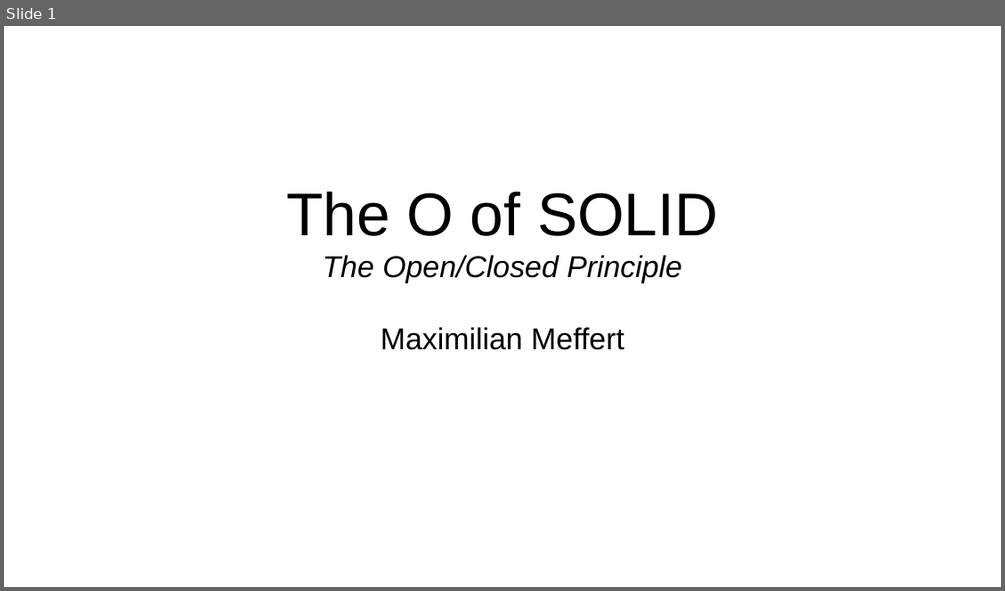
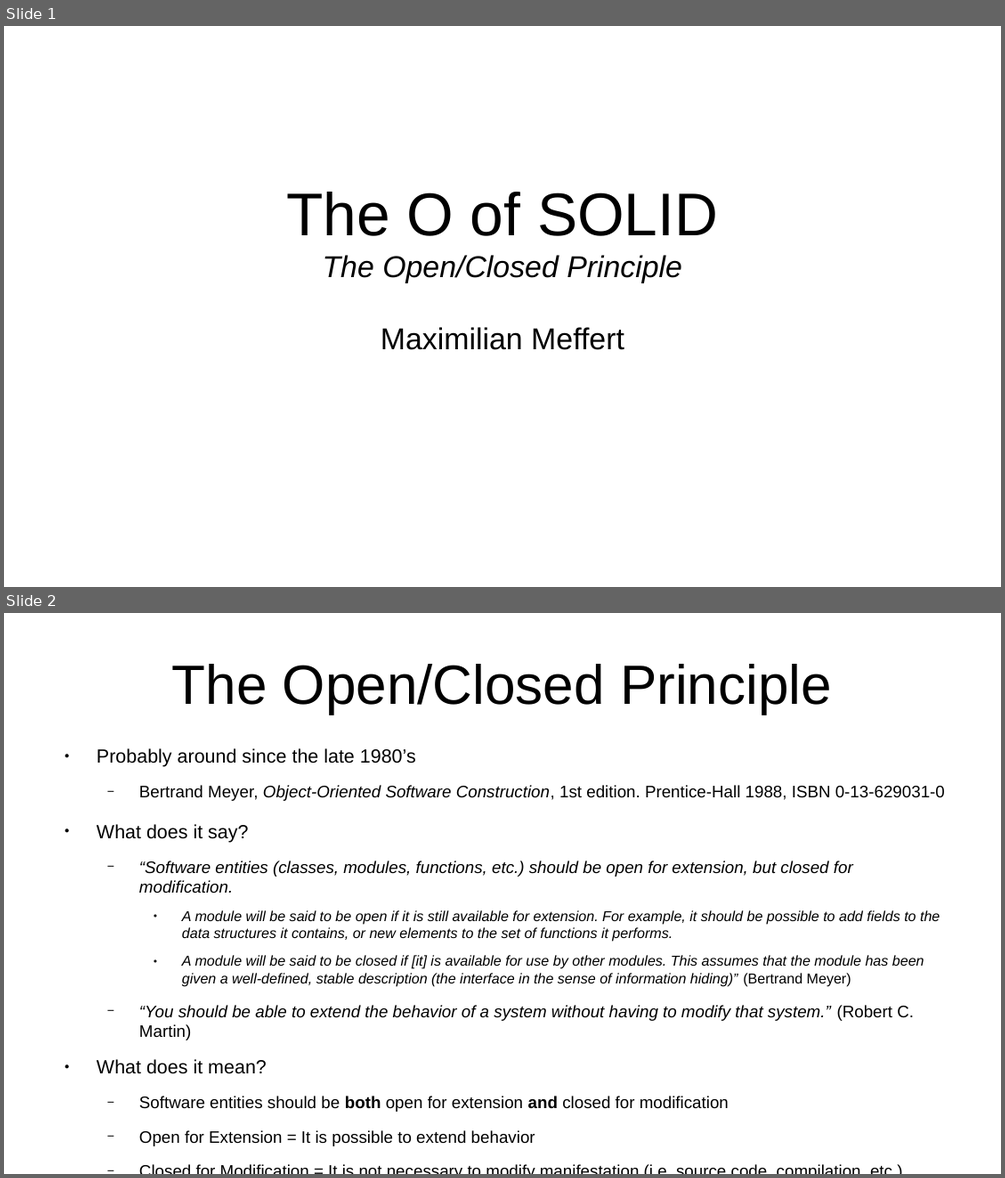
Before and after one commit to maxmeffert/SOLID, a slide deck: TheOofSOLID/TheOofSOLID.odp. Shown one above the other, each under a label of ours: slide 1 before the commit, slides 1 and 2 after it. The pictures are 1005x591 and 1005x1178 pixels, drawn with LibreOffice and Linux fonts; fonts in the diff are those of the drawing. Boxes give left, top, right and bottom in pixels: in the first picture for what was removed or moved away, otherwise in the second. Text is boxed around its words. In the diff, an @@ line names an element or a change of style, - is before the commit and + after.

```diff
--- a/TheOofSOLID/TheOofSOLID.odp
+++ b/TheOofSOLID/TheOofSOLID.odp
@@ slide 2 added at <box>4,613,1001,1174</box>, background #FFFFFF @@
@@ title added at <box>172,664,832,714</box>, 44 pt, text #000000 @@
+The Open/Closed Principle
@@ text added at <box>97,748,945,1146</box>, 13.3 pt, text #000000, italic @@
+● Probably around since the late 1980’s
+  − Bertrand Meyer, Object-Oriented Software Construction, 1st edition. Prentice-Hall 1988, ISBN 0-13-629031-0
+● What does it say?
+  − “Software entities (classes, modules, functions, etc.) should be open for extension, but closed for modification.
+    ● A module will be said to be open if it is still available for extension. For example, it should be possible to add fields to the data structures it contains, or new elements to the set of functions it performs.
+    ● A module will be said to be closed if [it] is available for use by other modules. This assumes that the module has been given a well-defined, stable description (the interface in the sense of information hiding)” (Bertrand Meyer)
+  − “You should be able to extend the behavior of a system without having to modify that system.” (Robert C. Martin)
+● What does it mean?
+  − Software entities should be both open for extension and closed for modification
+  − Open for Extension = It is possible to extend behavior
+  − Closed for Modification = It is not necessary to modify manifestation (i.e. source code, compilation, etc.)
```
Also in this commit, not shown: 17 other slides added, 1 other file.
